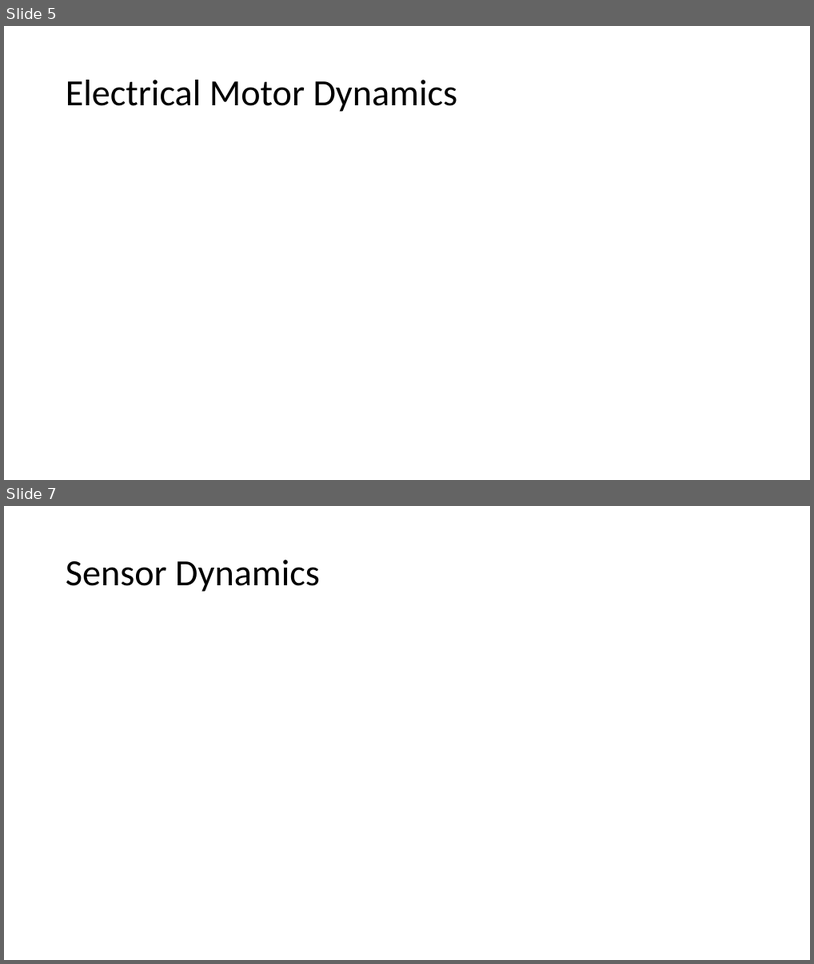
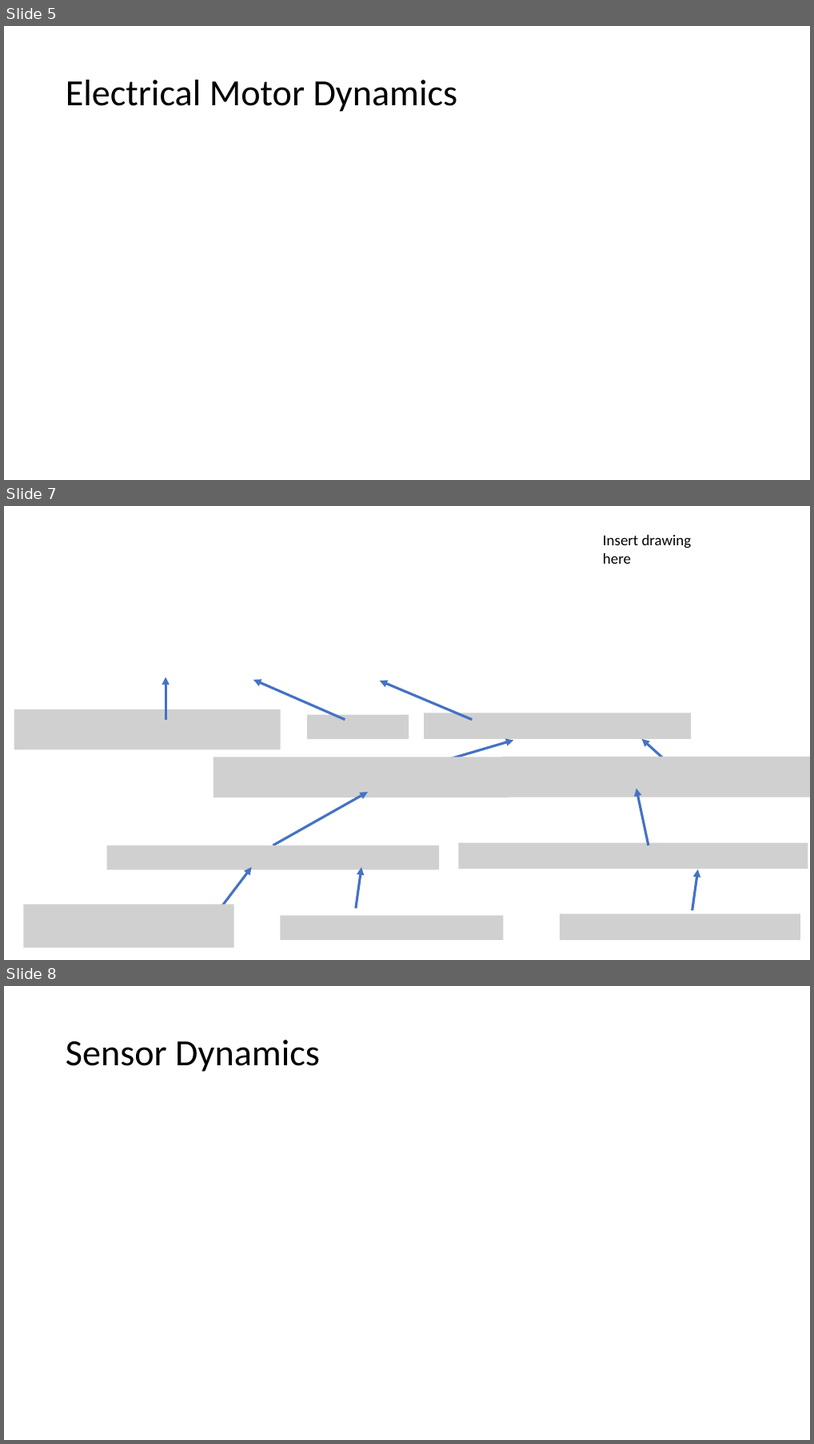
Before and after one commit to FSXAC/ELEC341, a slide deck: docs/report.pptx. Shown one above the other, each under a label of ours: slides 5 and 7 before the commit, slides 5, 7 and 8 after it; the slides between them are not shown. The pictures are 814x964 and 814x1444 pixels, drawn with LibreOffice and Linux fonts; fonts in the diff are those of the drawing; grey boxes stand for pictures. Boxes give left, top, right and bottom in pixels: in the first picture for what was removed or moved away, otherwise in the second. Text is boxed around its words. In the diff, an @@ line names an element or a change of style, - is before the commit and + after.

```diff
--- a/docs/report.pptx
+++ b/docs/report.pptx
@@ slide 7 added at box(4, 506, 810, 960), background #FFFFFF @@
@@ text added at box(603, 535, 692, 564), 18 pt, text #000000 @@
+Insert drawing here
@@ arrow added from (166, 720) to (166, 677), #4472C4 3 pt @@
@@ arrow added from (345, 720) to (254, 680), #4472C4 3 pt @@
@@ arrow added from (472, 720) to (380, 681), #4472C4 3 pt @@
@@ picture added at box(14, 709, 281, 750) @@
@@ picture added at box(308, 715, 410, 739) @@
@@ picture added at box(425, 713, 692, 739) @@
@@ arrow added from (398, 774) to (514, 740), #4472C4 3 pt @@
@@ arrow added from (682, 774) to (642, 739), #4472C4 3 pt @@
@@ picture added at box(214, 757, 509, 797) @@
@@ picture added at box(503, 756, 810, 797) @@
@@ arrow added from (274, 845) to (368, 792), #4472C4 3 pt @@
@@ arrow added from (649, 845) to (637, 788), #4472C4 3 pt @@
@@ picture added at box(107, 845, 439, 869) @@
@@ picture added at box(459, 842, 809, 868) @@
@@ arrow added from (222, 907) to (252, 867), #4472C4 3 pt @@
@@ arrow added from (356, 908) to (362, 867), #4472C4 3 pt @@
@@ arrow added from (693, 910) to (698, 869), #4472C4 3 pt @@
@@ picture added at box(23, 904, 234, 948) @@
@@ picture added at box(281, 915, 504, 939) @@
@@ picture added at box(560, 914, 801, 940) @@
@@ what was slide 7 is now slide 8 @@
```
Also in this commit, not shown: 1 slide changed, 1 other slide added, 1 slide removed, 1 other file.
